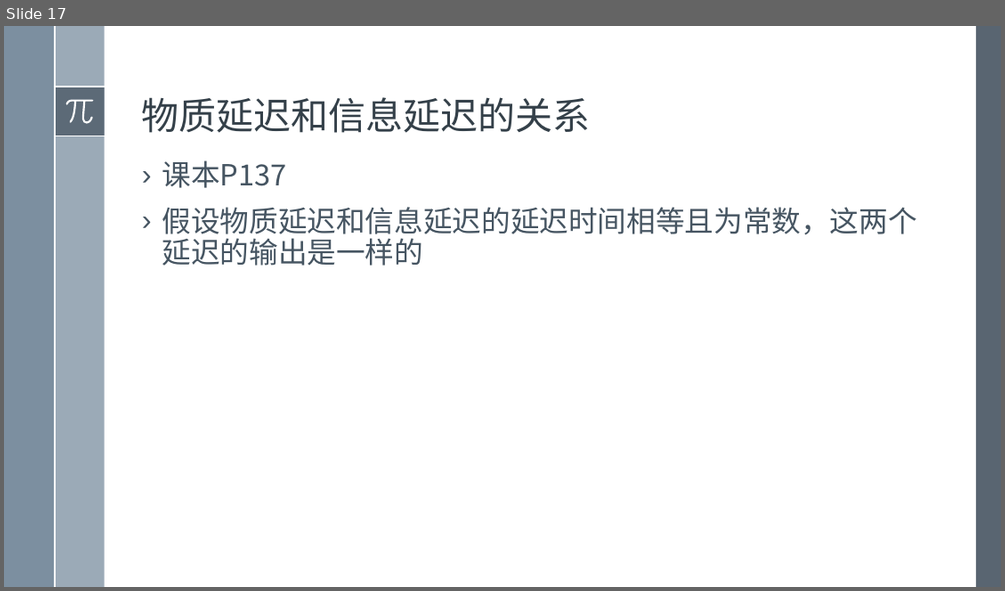
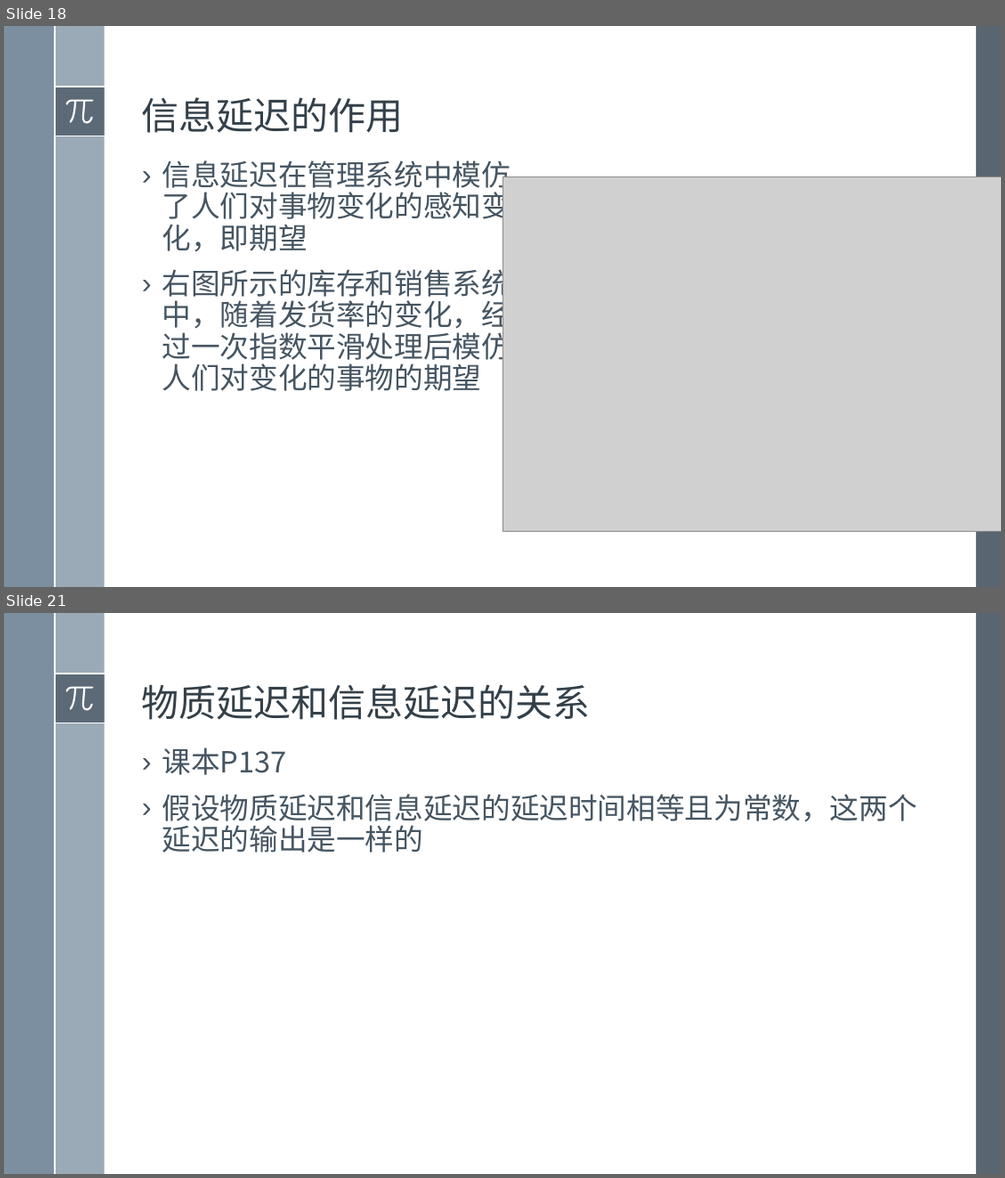
Before and after one commit to exoplanetX/SystemDynamics, a slide deck: 2019系统仿真-13- 延迟原理.pptx. Shown one above the other, each under a label of ours: slide 17 before the commit, slides 18 and 21 after it; the slides between them are not shown. The pictures are 1005x591 and 1005x1178 pixels, drawn with LibreOffice and Linux fonts; fonts in the diff are those of the drawing; grey boxes stand for pictures. Boxes give left, top, right and bottom in pixels: in the first picture for what was removed or moved away, otherwise in the second. Text is boxed around its words. In the diff, an @@ line names an element or a change of style, - is before the commit and + after.

```diff
--- a/2019系统仿真-13- 延迟原理.pptx
+++ b/2019系统仿真-13- 延迟原理.pptx
@@ slide 18 added at (4,26,1001,587), background #FFFFFF; not listed: 8 template elements that a slide beside it also shows @@
@@ title added at (142,97,404,133), 36 pt, text #35404A @@
+信息延迟的作用
@@ text added at (162,160,511,391), 28 pt, text #465562 @@
+› 信息延迟在管理系统中模仿了人们对事物变化的感知变化，即期望
+› 右图所示的库存和销售系统中，随着发货率的变化，经过一次指数平滑处理后模仿人们对变化的事物的期望
@@ picture added at (502,177,1000,531) @@
@@ what was slide 17 is now slide 21 @@
```
Also in this commit, not shown: 3 other slides added, 2 other files.
